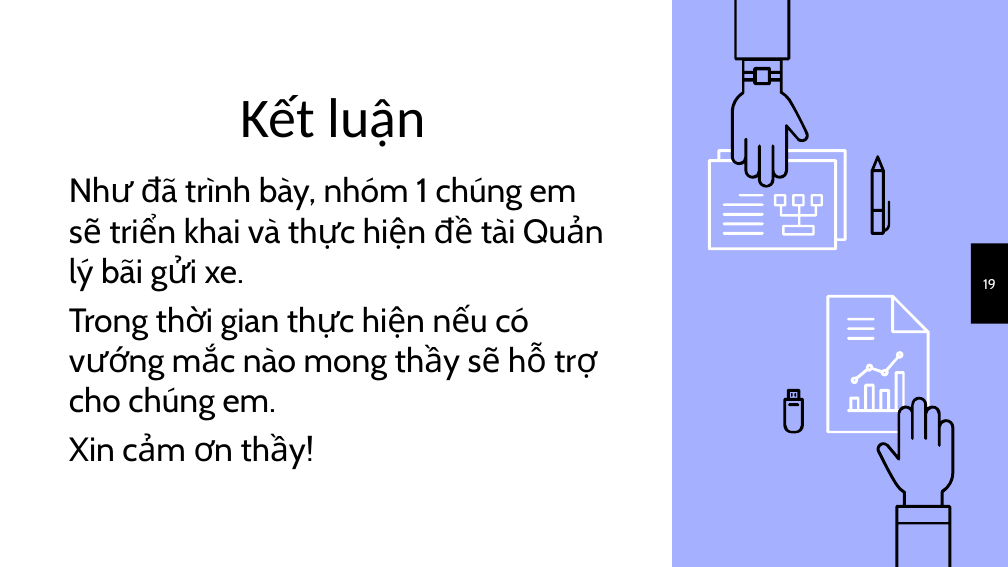
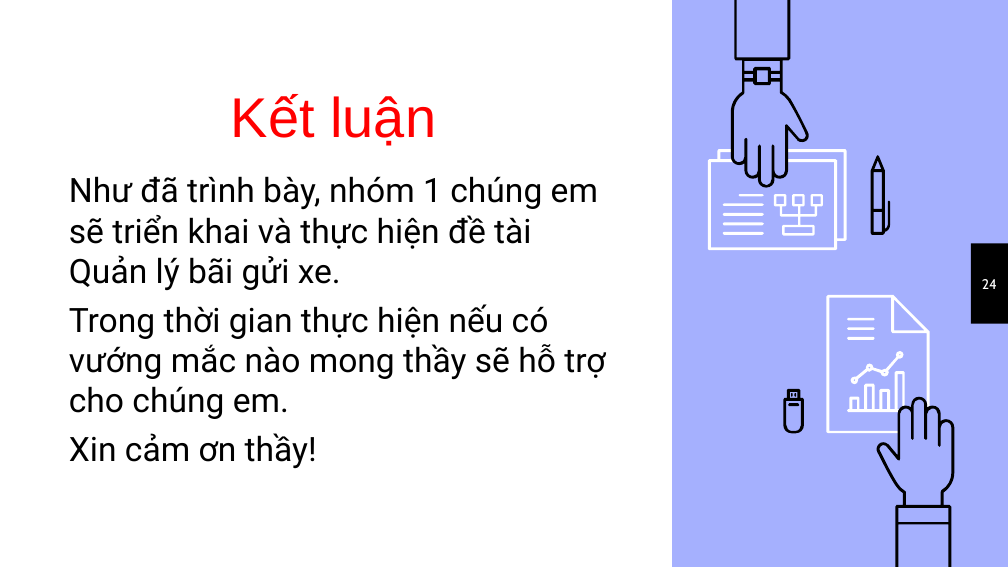
Before and after one commit to thuypt102/Practice-teamwork-01, a slide deck: slide 24 of Quản lý bãi đỗ xe.pptx (slide 19 before the commit). Drawn at 1008x567 pixels with LibreOffice and Linux fonts; fonts in the diff are those of the drawing. Boxes give left, top, right and bottom in pixels: in the first picture for what was removed or moved away, otherwise in the second. Text is boxed around its words. In the diff, an @@ line names an element or a change of style, - is before the commit and + after.

```diff
--- a/Quản lý bãi đỗ xe.pptx
+++ b/Quản lý bãi đỗ xe.pptx
@@ title "Kết luận" at (231, 94, 436, 146): font Calibri to Arial, text colour #000000 to #FF0000 @@
@@ text "Như đã trình bày, nhóm ..." at (69, 176, 605, 468): font Cabin to Roboto @@
@@ page number at (982, 279, 997, 289): text changed @@
-19
+24
```
Also in this commit, not shown: 15 other slides changed, 6 slides added, 1 slide removed.
